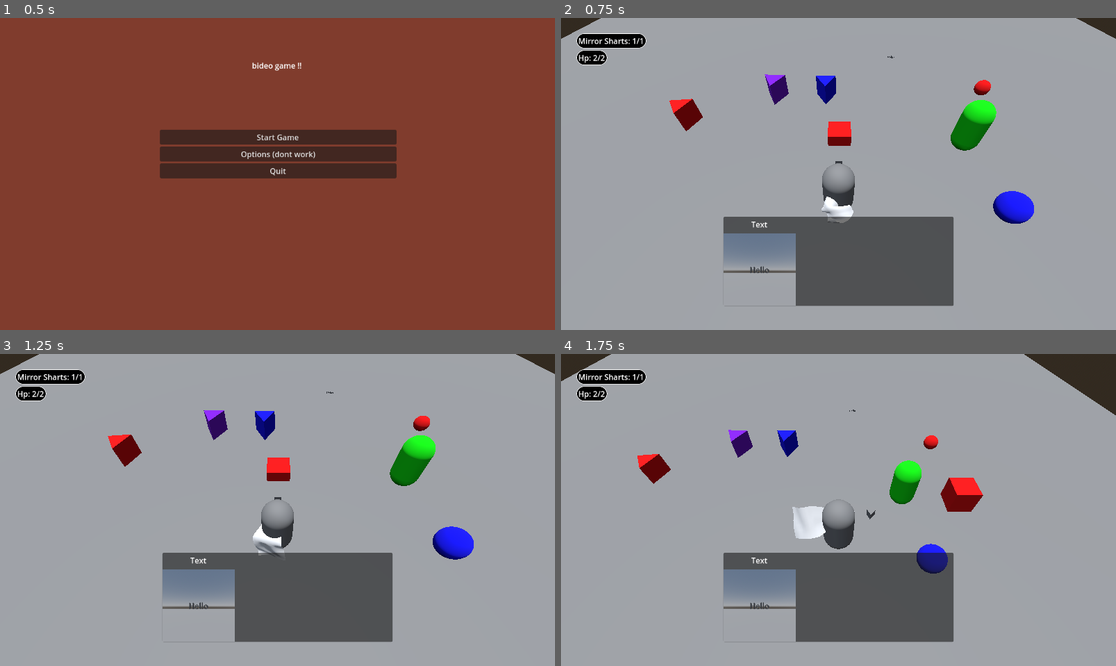
Above: before the commit, frames 1-4 (two rows, left to right).
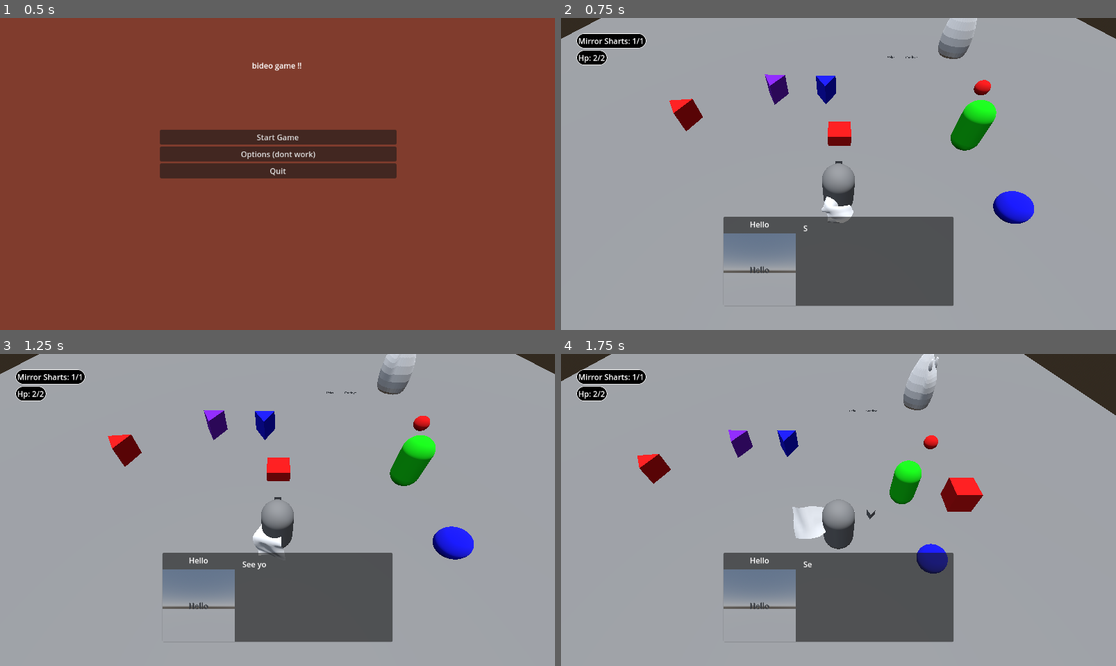
Above: after the commit, the same moments.

Repository: Puppyguarb/MetroidVaniaProjekt
Game: Godot game, scene res://mainmenu.tscn
Same seed, same stepped clock (60 frames per second), same inputs: the game is played once before the commit and once after it.
Inputs (mouse positions are in pixels of both pictures, inside the frame that each line leads up to):
- Up to frame 1 (0.5 s): no input
- Up to frame 2 (0.75 s): click "Start Game" at 0.5 s
- Up to frame 3 (1.25 s): no input
- Up to frame 4 (1.75 s): tap Enter (ui_accept) at 1.25, 1.52 s; move the mouse to (960, 494) at 1.27 s; hold D (ui_right) from 1.28 s (still down); tap E (Interact, bound only after the commit) at 1.35 s

Frame 1 is identical in both runs. In frame 2, 0.5% of the frame differs, in the area x 34-75%, y 0-69%; in frame 3, 0.5%; in frame 4, 0.7%, in the area x 34-69%, y 0-69%.

Commit message:
added some dialogue changes

Diff:
--- /dev/null
+++ b/3DModels/cursed_larry_test.gd
@@ -0,0 +1,13 @@
+extends Node3D
+
+const SPIN_RATE = 5
+
+# Called when the node enters the scene tree for the first time.
+func _ready():
+	pass # Replace with function body.
+
+
+# Called every frame. 'delta' is the elapsed time since the previous frame.
+func _process(delta):
+	#rotation.y += delta * SPIN_RATE
+	rotation.y += delta * SPIN_RATE*randf_range(0,2)
--- a/Mane.tscn
+++ b/Mane.tscn
@@ -10,6 +10,8 @@
 [ext_resource type="PackedScene" uid="uid://cy61bit7sw74g" path="res://UI/game_hud.tscn" id="8_wjx33"]
 [ext_resource type="PackedScene" uid="uid://dryv6xbgxn608" path="res://3DModels/monk-E-snake.fbx" id="9_nsgqv"]
 [ext_resource type="Script" path="res://3DModels/monk_e_snake.gd" id="10_lruyu"]
+[ext_resource type="PackedScene" uid="uid://dianskwfe8iw3" path="res://3DModels/cursed_larry.fbx" id="11_rfcrp"]
+[ext_resource type="Script" path="res://3DModels/cursed_larry_test.gd" id="12_hr1wu"]
 
 [sub_resource type="ProceduralSkyMaterial" id="ProceduralSkyMaterial_x7ln8"]
 
@@ -30,6 +32,9 @@
 
 [sub_resource type="TextMesh" id="TextMesh_l673u"]
 text = "Hello"
+
+[sub_resource type="TextMesh" id="TextMesh_dvufp"]
+text = "Goodbye"
 
 [node name="Node3D" type="Node3D"]
 
@@ -94,4 +99,18 @@
 [node name="DialogueTest" type="Marker3D" parent="."]
 transform = Transform3D(1, 0, 0, 0, 1, 0, 0, 0, 1, 3.02, -0.113, -8.3)
 
+[node name="MeshInstance3D3" type="MeshInstance3D" parent="."]
+transform = Transform3D(1, 0, 0, 0, 1, 0, 0, 0, 1, 4.20887, -0.113405, -9.27262)
+mesh = SubResource("TextMesh_dvufp")
+
+[node name="DialogueTest2" type="Marker3D" parent="."]
+transform = Transform3D(1, 0, 0, 0, 1, 0, 0, 0, 1, 4.20895, -0.113, -8.3)
+
+[node name="cursed_larry" parent="." instance=ExtResource("11_rfcrp")]
+transform = Transform3D(1, 0, 0, 0, 1, 0, 0, 0, 1, 7.75467, -0.363496, -12.0977)
+script = ExtResource("12_hr1wu")
+
+[node name="DialogueTest3" type="Marker3D" parent="cursed_larry"]
+transform = Transform3D(-4.37114e-08, 0, 1, 0, 1, 0, -1, 0, -4.37114e-08, 1.23315, 1.64515, 0)
+
 [connection signal="body_entered" from="Node3D/Area3D" to="Node3D" method="_on_area_3d_body_entered"]
--- /dev/null
+++ b/UI/Dialogue/TestDialogueChain.tres
@@ -0,0 +1,26 @@
+[gd_resource type="Resource" script_class="DialogueChain" load_steps=6 format=3 uid="uid://j5u00og01fvk"]
+
+[ext_resource type="Script" path="res://UI/Dialogue/dialogue_segment.gd" id="1_vrrcw"]
+[ext_resource type="Script" path="res://UI/Dialogue/dialogue_chain.gd" id="2_eoihe"]
+
+[sub_resource type="Resource" id="Resource_g8f85"]
+script = ExtResource("1_vrrcw")
+name = "Hello"
+speech = "See you now!!!!!!!"
+node_name = "DialogueTest"
+
+[sub_resource type="Resource" id="Resource_cbew5"]
+script = ExtResource("1_vrrcw")
+name = "Goodbye"
+speech = "See you later!!!!"
+node_name = "DialogueTest2"
+
+[sub_resource type="Resource" id="Resource_40vge"]
+script = ExtResource("1_vrrcw")
+name = "Cursed Larry"
+speech = "OH GOD THE SPINS I'M GOING TO HURL"
+node_name = "DialogueTest3"
+
+[resource]
+script = ExtResource("2_eoihe")
+chain = Array[ExtResource("1_vrrcw")]([SubResource("Resource_g8f85"), SubResource("Resource_cbew5"), SubResource("Resource_40vge")])
--- /dev/null
+++ b/UI/Dialogue/dialogue_chain.gd
@@ -0,0 +1,3 @@
+class_name DialogueChain extends Resource
+
+@export var chain : Array[DialogueSegment] = []
--- a/UI/Dialogue/dialogue_segment.gd
+++ b/UI/Dialogue/dialogue_segment.gd
@@ -1,5 +1,5 @@
 class_name DialogueSegment extends Resource
 
 @export var name = ""
-@export var speech = ""
+@export_multiline var speech = ""
 @export var node_name = ""
--- a/UI/DialogueUI.tscn
+++ b/UI/DialogueUI.tscn
@@ -64,6 +64,6 @@
 custom_minimum_size = Vector2(300, 0)
 layout_mode = 2
 size_flags_vertical = 1
-text = "Hello my name is barry allan no it is not garry"
+text = "Hello my name is barry allan no it is not garry and I am a cool guy so it is nice to meet you so it is good to be here you little nugget why are you like this"
 autowrap_mode = 3
 clip_text = true
--- a/UI/dialogue_ui.gd
+++ b/UI/dialogue_ui.gd
@@ -1,26 +1,58 @@
 extends MarginContainer
+
+const CHAR_SHOW_RATE = 10
 
 @onready var cam = %Camera3D
 @onready var speech_label = %SpeechLabel
 @onready var name_label = %NameLabel
 
-var showing_characters = false
+var current_shown_characters = 0.0
+var current_dialogue = []
+var dialogue_index = 0
 
 # Called when the node enters the scene tree for the first time.
 func _ready():
+	visible = false
 	await get_tree().process_frame
-	var dialogue_segment = load("res://UI/Dialogue/DialogueTest.tres")
-	start_new_line(dialogue_segment)
+	start_new_dialogue(load("res://UI/Dialogue/TestDialogueChain.tres"))
 
 
 # Called every frame. 'delta' is the elapsed time since the previous frame.
 func _process(delta):
-	pass
+	if Input.is_action_just_pressed("Interact"):
+		if is_showing_characters():
+			current_shown_characters = -1
+			speech_label.visible_characters = -1
+		else:
+			next_line()
+
+
+	if is_showing_characters():
+		current_shown_characters += delta * CHAR_SHOW_RATE
+		speech_label.visible_characters = floori(current_shown_characters)
+
+
+func is_showing_characters():
+	return current_shown_characters < speech_label.text.length() or current_shown_characters == -1
+
+func start_new_dialogue(dialogue_chain : DialogueChain):
+	current_dialogue = dialogue_chain.chain
+	dialogue_index = 0
+	next_line()
+
+func next_line():
+	if dialogue_index != current_dialogue.size():
+		start_new_line(current_dialogue[dialogue_index])
+		dialogue_index += 1
+	else:
+		end_dialogue()
+
 
 func start_new_line(dialogue_segment : DialogueSegment):
+	visible = true
 	var cam_node = get_tree().current_scene.find_child(dialogue_segment.node_name)
 
-	showing_characters = true
+	current_shown_characters = 0.0
 	name_label.text = dialogue_segment.name
 	speech_label.visible_characters = 0
 	speech_label.text = dialogue_segment.speech
@@ -29,3 +61,6 @@
 		cam.global_rotation = cam_node.global_rotation
 	else:
 		printerr("Ya dingbat you typed the name wrong!!!")
+
+func end_dialogue():
+	visible = false
--- a/project.godot
+++ b/project.godot
@@ -81,6 +81,11 @@
 "events": [Object(InputEventKey,"resource_local_to_scene":false,"resource_name":"","device":-1,"window_id":0,"alt_press …(191 unchanged characters)…
 ]
 }
+Interact={
+"deadzone": 0.5,
+"events": [Object(InputEventKey,"resource_local_to_scene":false,"resource_name":"","device":-1,"window_id":0,"alt_pressed":false,"shift_pressed":false,"ctrl_pressed":false,"meta_pressed":false,"pressed":false,"keycode":0,"physical_keycode":69,"key_label":0,"unicode":101,"location":0,"echo":false,"script":null)
+]
+}
 
 [layer_names]
 
Binary file added: 3DModels/cursed_larry.fbx
Not shown, added: 3DModels/cursed_larry.fbx.import
Not shown: 1 places in Mane.tscn that only renumber resources
